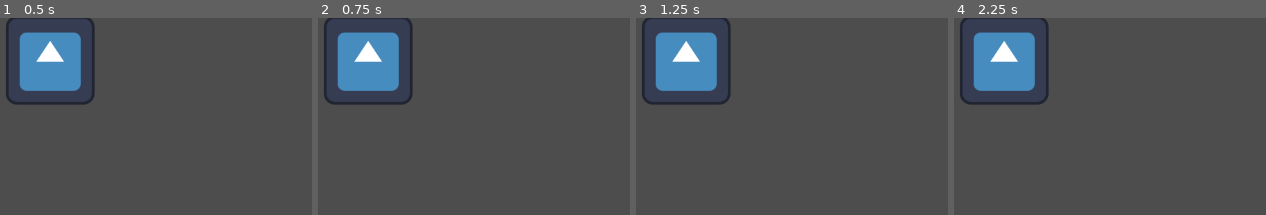
Above: before the commit, frames 1-4 (left to right).
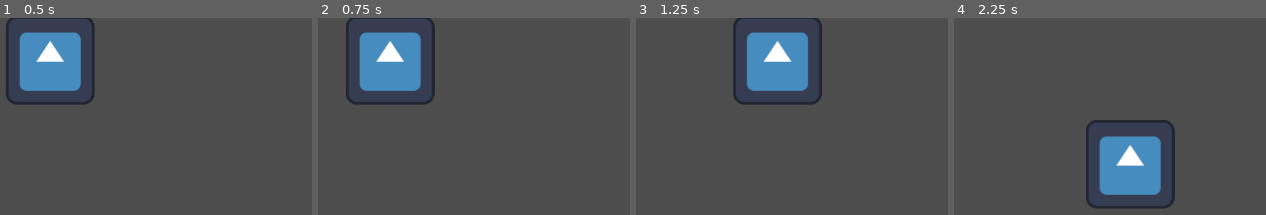
Above: after the commit, the same moments.

Repository: Sumidori-Creations/GameJamPlus_25-26
Game: Godot game, scene res://Escenas/movimiento.tscn
Same seed, same stepped clock (60 frames per second), same inputs: the game is played once before the commit and once after it. The project has no main scene, so this scene is started directly. The engine's default icon, where the game draws it, is replaced by a stand-in: a white triangle on a blue panel in a dark square.
Inputs:
- Up to frame 1 (0.5 s): no input
- Up to frame 2 (0.75 s): tap Enter at 0.5 s; hold D (movimiento derecho, bound only after the commit) from 0.53 s (still down)
- Up to frame 3 (1.25 s): keep holding D (movimiento derecho, bound only after the commit)
- Up to frame 4 (2.25 s): release D (movimiento derecho, bound only after the commit) at 1.28 s; hold S (movimiento abajo, bound only after the commit) 1.28-2.03 s; hold D (movimiento derecho, bound only after the commit) from 2.03 s (still down)

Frame 1 is identical in both runs. In frame 2, 6.7% of the frame differs, in the area x 1-38%, y 0-45%; in frame 3, 15%; in frame 4, 15%, in the area x 1-71%, y 0-97%.

Commit message:
movimiento parcial

Diff:
--- a/Scripts/movimiento.gd
+++ b/Scripts/movimiento.gd
@@ -24,8 +24,8 @@
 	var direccion_input = Vector2.ZERO
 
 	# Capturar las teclas de movimiento
-	direccion_input.x = Input.get_axis("mover_izquierda", "mover_derecha")
-	direccion_input.y = Input.get_axis("mover_arriba", "mover_abajo")
+	direccion_input.x = Input.get_axis("movimiento izquierda", "movimiento derecho")
+	direccion_input.y = Input.get_axis("movimiento arriba", "movimiento abajo")
 
 	# Normalizar el vector para movimiento diagonal consistente
 	if direccion_input.length() > 0:
--- a/project.godot
+++ b/project.godot
@@ -13,3 +13,26 @@
 config/name="GameJamPlus_25-26"
 config/features=PackedStringArray("4.5", "Forward Plus")
 config/icon="res://icon.svg"
+
+[input]
+
+"movimiento arriba"={
+"deadzone": 0.2,
+"events": [Object(InputEventKey,"resource_local_to_scene":false,"resource_name":"","device":0,"window_id":0,"alt_pressed":false,"shift_pressed":false,"ctrl_pressed":false,"meta_pressed":false,"pressed":false,"keycode":0,"physical_keycode":87,"key_label":0,"unicode":0,"location":0,"echo":false,"script":null)
+]
+}
+"movimiento abajo"={
+"deadzone": 0.2,
+"events": [Object(InputEventKey,"resource_local_to_scene":false,"resource_name":"","device":-1,"window_id":0,"alt_pressed":false,"shift_pressed":false,"ctrl_pressed":false,"meta_pressed":false,"pressed":false,"keycode":0,"physical_keycode":83,"key_label":0,"unicode":115,"location":0,"echo":false,"script":null)
+]
+}
+"movimiento izquierda"={
+"deadzone": 0.2,
+"events": [Object(InputEventKey,"resource_local_to_scene":false,"resource_name":"","device":0,"window_id":0,"alt_pressed":false,"shift_pressed":false,"ctrl_pressed":false,"meta_pressed":false,"pressed":false,"keycode":0,"physical_keycode":65,"key_label":0,"unicode":0,"location":0,"echo":false,"script":null)
+]
+}
+"movimiento derecho"={
+"deadzone": 0.2,
+"events": [Object(InputEventKey,"resource_local_to_scene":false,"resource_name":"","device":-1,"window_id":0,"alt_pressed":false,"shift_pressed":false,"ctrl_pressed":false,"meta_pressed":false,"pressed":false,"keycode":0,"physical_keycode":68,"key_label":0,"unicode":100,"location":0,"echo":false,"script":null)
+]
+}
